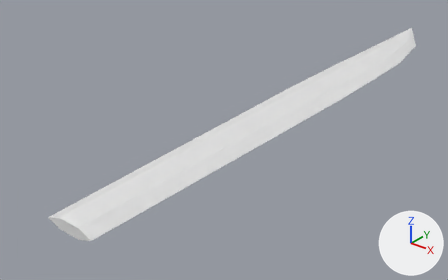
One commit to the glTF model godot/assets/waffen/modelle/schwertklinge/t3_4.glb: the scene before it, then after it.
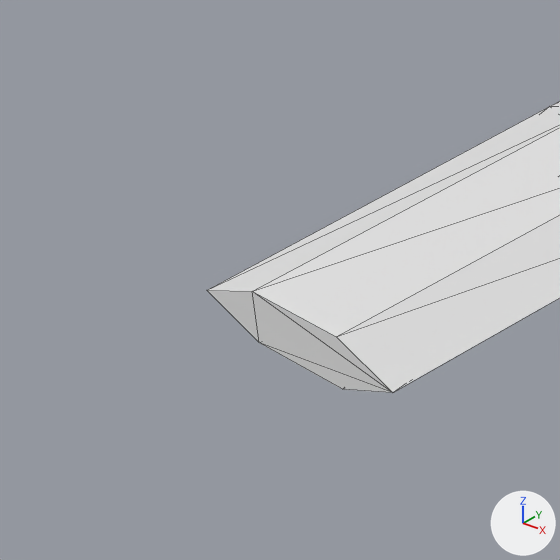
There are two pictures of each version: one whole from a 50 mm lens placed at (0.372, -0.146, 0.292), pointed at (-0.064, 0.398, -0.045), one close up on the part from 0% to 29% of the width and 54% to 100% of the height. Arrows for +X, +Y and +Z are at lower right; the lights stay in place. The older version's two pictures come first. The close-ups show mesh edges as thin lines. Vertices at exactly the same position are counted once.

Script lines for the objects in view, before the commit:
```python
me_schwertklinge_t3_4 = bpy.data.meshes.new('schwertklinge_t3_4')
me_schwertklinge_t3_4.from_pydata(...)  # 49 vertices, 94 faces; spans x -0.036..0.036, y 0.112..0.872, z -0.006..0.006
me_schwertklinge_t3_4.materials.append(mat_klinge)  # white #e7e7e7
ob_schwertklinge_t3_4 = bpy.data.objects.new('schwertklinge_t3_4', me_schwertklinge_t3_4)
ob_schwertklinge_t3_4.location = (0.0, 0.0, 0.0)
```
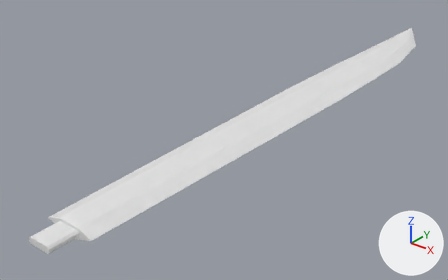
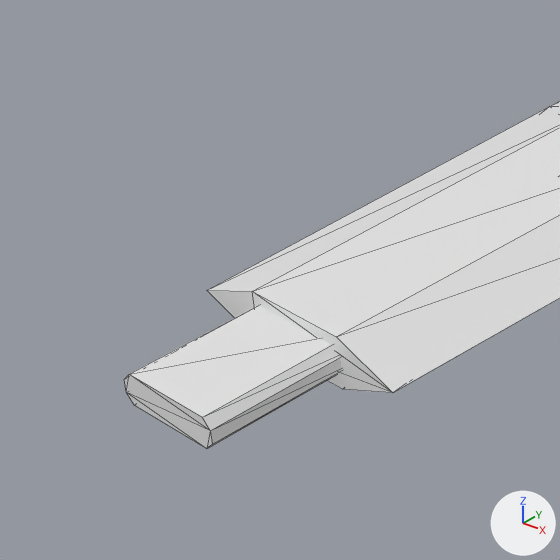
What the commit changed:
me_schwertklinge_t3_4 is used by ob_schwertklinge_t3_4; location (0.0, 0.0, 0.0).
me_schwertklinge_t3_4 had 49 vertices, 94 faces and spanned x -0.036..0.036, y 0.112..0.872, z -0.006..0.006.
me_schwertklinge_t3_4 now has 65 vertices, 122 faces and spans x -0.036..0.036, y 0.082..0.872, z -0.006..0.006.
me_schwertklinge_t3_4 part 1: a new loose piece of 16 vertices spanning x -0.013..0.013, y 0.082..0.118, z -0.004..0.003, in mat_klinge (white #e7e7e7).

Location of each change, [x1, y1, x2, y2] in pixels of the close-ups (560 x 560 px):
'schwertklinge_t3_4', reshaped: before [207, 101, 560, 393]; after [124, 101, 560, 449]
part 1 of me_schwertklinge_t3_4, added: after [124, 305, 342, 449]
